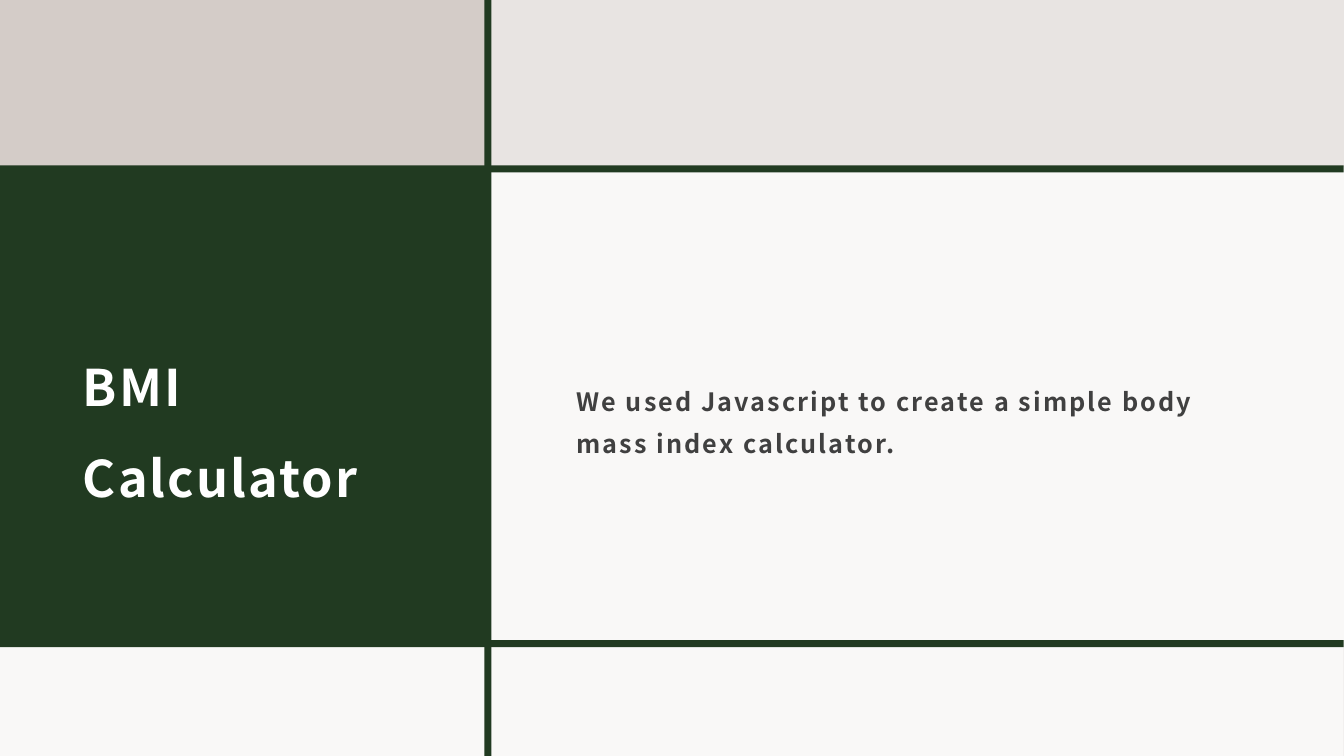
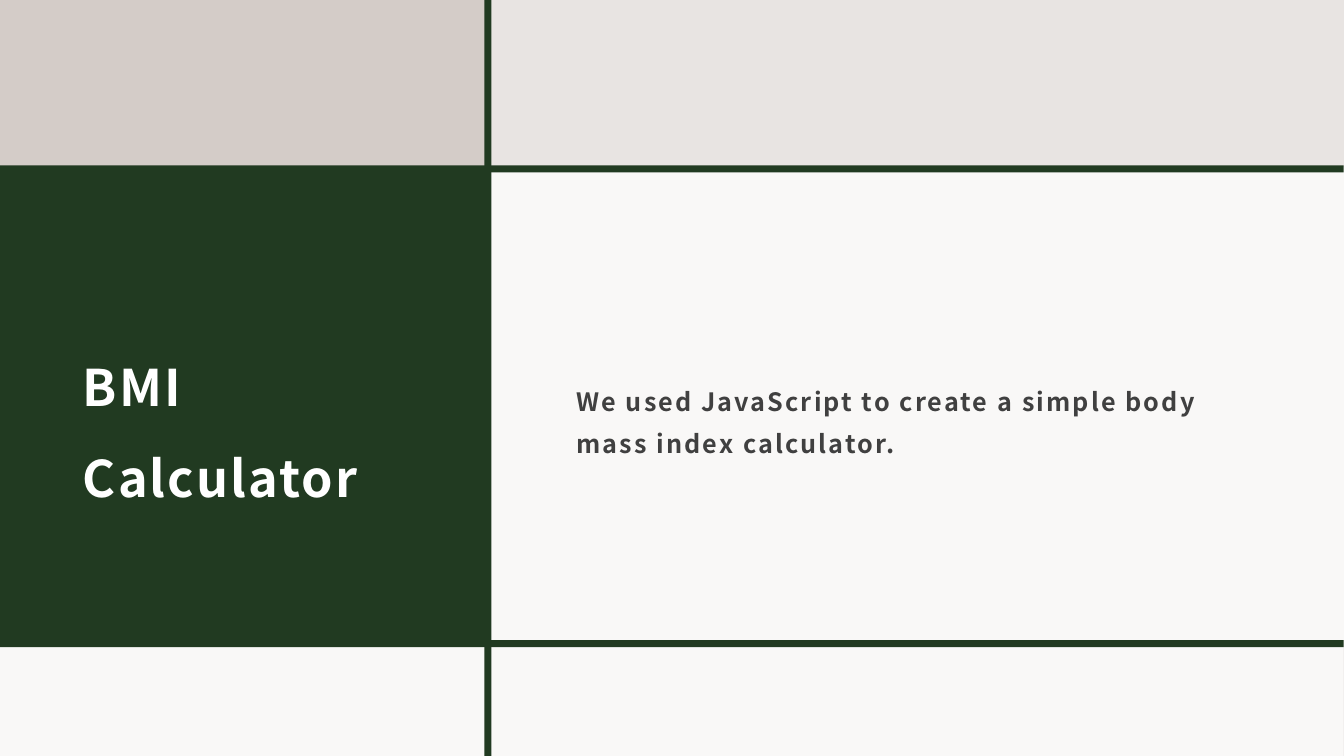
Before and after one commit to p3t3rn9uy3n/EZFitTracker, a slide deck: slide 3 of EZ Fit Tracker.pptx. Drawn at 1344x756 pixels with LibreOffice and Linux fonts; fonts in the diff are those of the drawing. Boxes give left, top, right and bottom in pixels: in the first picture for what was removed or moved away, otherwise in the second. Text is boxed around its words. In the diff, an @@ line names an element or a change of style, - is before the commit and + after.

```diff
--- a/EZ Fit Tracker.pptx
+++ b/EZ Fit Tracker.pptx
@@ text at bbox=[576, 390, 1195, 454]: text changed @@
-We used Javascript to create a simple body mass index calculator.
+We used JavaScript to create a simple body mass index calculator.
```
Also in this commit, not shown: 1 other slide changed, 1 slide added, 4 other files.
